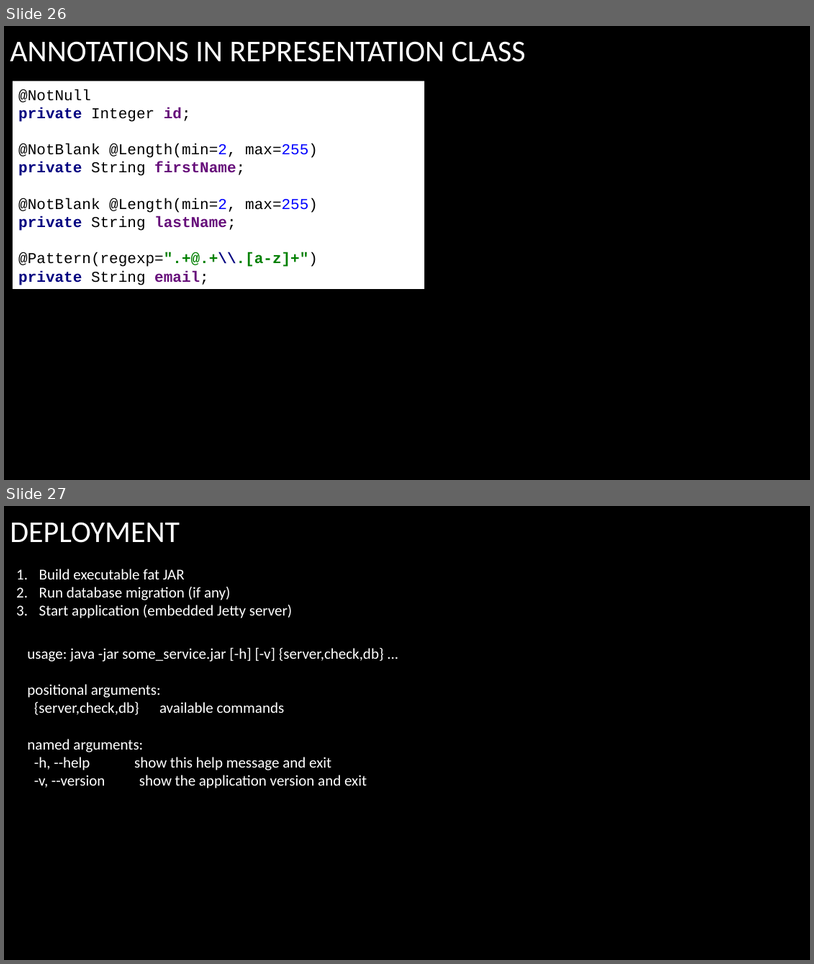
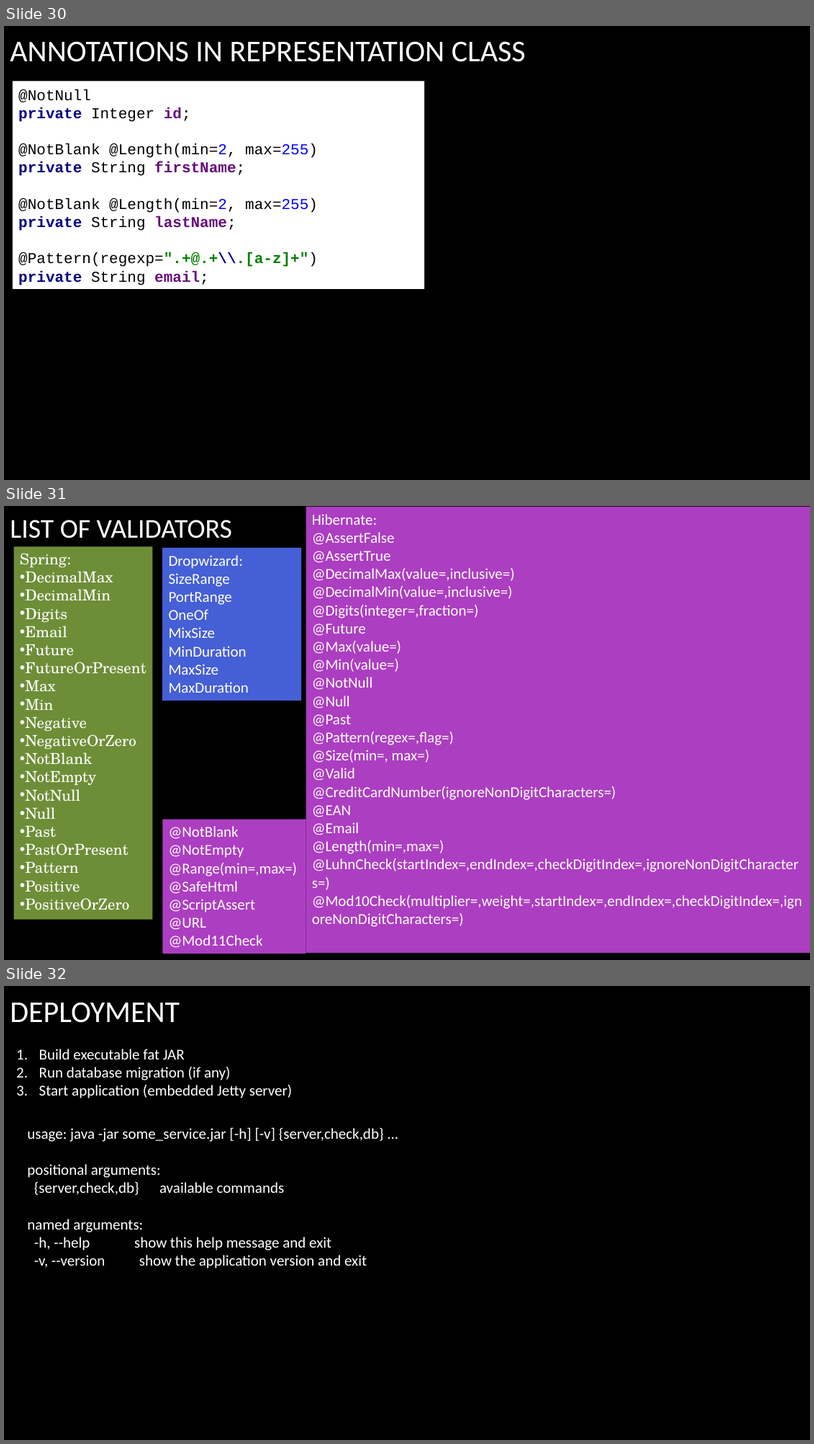
Before and after one commit to arenat/wiza_1, a slide deck: wiza.pptx. Shown one above the other, each under a label of ours: slides 26 and 27 before the commit, slides 30, 31 and 32 after it. The pictures are 814x964 and 814x1444 pixels, drawn with LibreOffice and Linux fonts; fonts in the diff are those of the drawing; background and template pictures are left out. Boxes give left, top, right and bottom in pixels: in the first picture for what was removed or moved away, otherwise in the second. Text is boxed around its words. In the diff, an @@ line names an element or a change of style, - is before the commit and + after.

```diff
--- a/wiza.pptx
+++ b/wiza.pptx
@@ slide 31 added at <box>4,506,810,960</box>, background picture (left out) @@
@@ title added at <box>10,520,232,538</box>, 32.4 pt, text #FFFFFF @@
+LIST OF VALIDATORS
@@ rectangle added at <box>306,507,810,952</box>, fill #AC3EC1, 18 pt, text #FFFFFF @@
+Hibernate:
+@AssertFalse
+@AssertTrue
+@DecimalMax(value=,inclusive=)
+@DecimalMin(value=,inclusive=)
+@Digits(integer=,fraction=)
+@Future
+@Max(value=)
+@Min(value=)
+@NotNull
+@Null
+@Past
+@Pattern(regex=,flag=)
+@Size(min=, max=)
+@Valid
+@CreditCardNumber(ignoreNonDigitCharacters=)
+@EAN
+@Email
+@Length(min=,max=)
+@LuhnCheck(startIndex=,endIndex=,checkDigitIndex=,ignoreNonDigitCharacters=)
+@Mod10Check(multiplier=,weight=,startIndex=,endIndex=,checkDigitIndex=,ignoreNonDigitCharacters=)
@@ rectangle added at <box>13,546,153,919</box>, fill #6D8E37, 18 pt, text #FFFFFF @@
+Spring:
+• DecimalMax
+• DecimalMin
+• Digits
+• Email
+• Future
+• FutureOrPresent
+• Max
+• Min
+• Negative
+• NegativeOrZero
+• NotBlank
+• NotEmpty
+• NotNull
+• Null
+• Past
+• PastOrPresent
+• Pattern
+• Positive
+• PositiveOrZero
@@ rectangle added at <box>162,548,301,700</box>, fill #455FD6, 18 pt, text #FFFFFF @@
+Dropwizard:
+SizeRange
+PortRange
+OneOf
+MixSize
+MinDuration
+MaxSize
+MaxDuration
@@ rectangle added at <box>162,818,306,953</box>, fill #AC3EC1, 18 pt, text #FFFFFF @@
+@NotBlank
+@NotEmpty
+@Range(min=,max=)
+@SafeHtml
+@ScriptAssert
+@URL
+@Mod11Check
@@ what was slide 26 is now slide 30 @@
@@ what was slide 27 is now slide 32 @@
```
Also in this commit, not shown: 11 slides changed, 6 other slides added, 2 other files.
